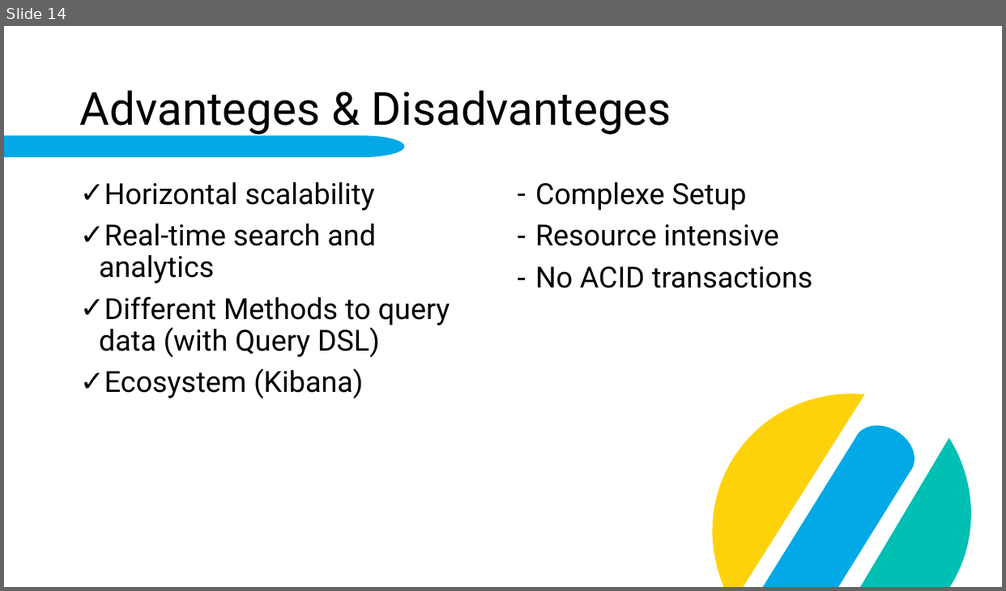
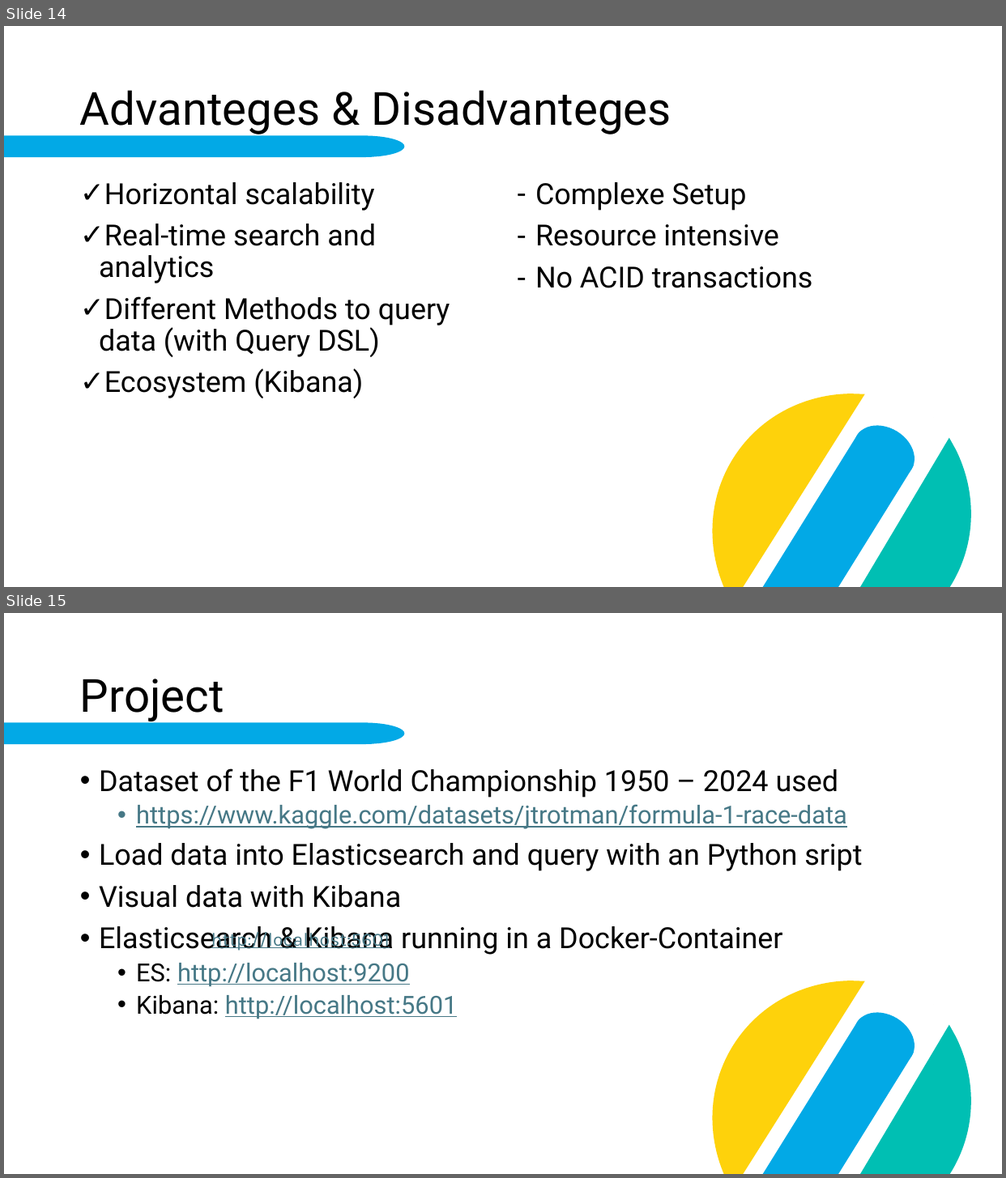
Before and after one commit to fabi2k03/dab_elasticsearch_paper, a slide deck: Elasticsearch.pptx. Shown one above the other, each under a label of ours: slide 14 before the commit, slides 14 and 15 after it. The pictures are 1006x591 and 1006x1178 pixels, drawn with LibreOffice and Linux fonts; fonts in the diff are those of the drawing; background and template pictures are left out. Boxes give left, top, right and bottom in pixels: in the first picture for what was removed or moved away, otherwise in the second. Text is boxed around its words. In the diff, an @@ line names an element or a change of style, - is before the commit and + after.

Commit message:
Added content to presentation about project

```diff
--- a/Elasticsearch.pptx
+++ b/Elasticsearch.pptx
@@ slide 15 added at box(4, 613, 1002, 1174), background #FFFFFF; not listed: 5 template elements that a slide beside it also shows @@
@@ title added at box(80, 679, 224, 722), 44 pt, text #000000 @@
+Project
@@ text added at box(99, 769, 862, 1020), 28 pt, text #000000 @@
+• Dataset of the F1 World Championship 1950 – 2024 used
+  • https://www.kaggle.com/datasets/jtrotman/formula-1-race-data
+• Load data into Elasticsearch and query with an Python sript
+• Visual data with Kibana
+• Elasticsearch & Kibana running in a Docker-Container
+  • ES: http://localhost:9200
+  • Kibana: http://localhost:5601
@@ text added at box(211, 930, 390, 951), 18 pt, text #467886, underline @@
+http://localhost:5601
```
Also in this commit, not shown: 2 slides changed, 1 other slide added, 1 slide removed.
